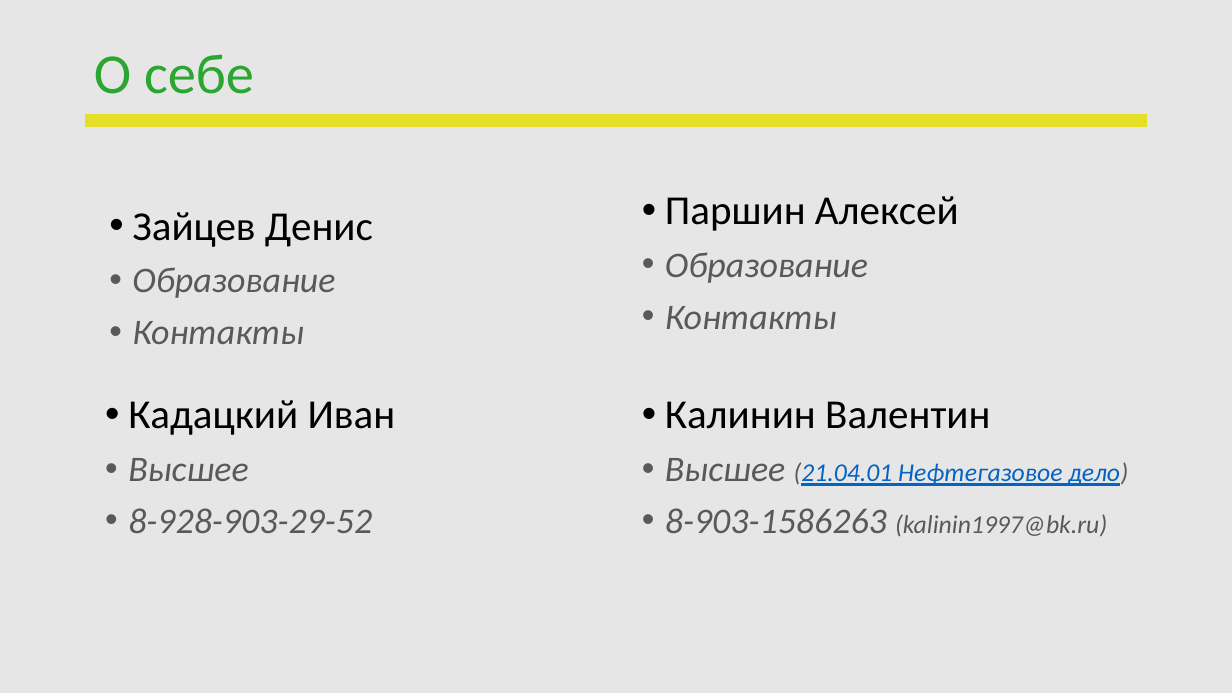
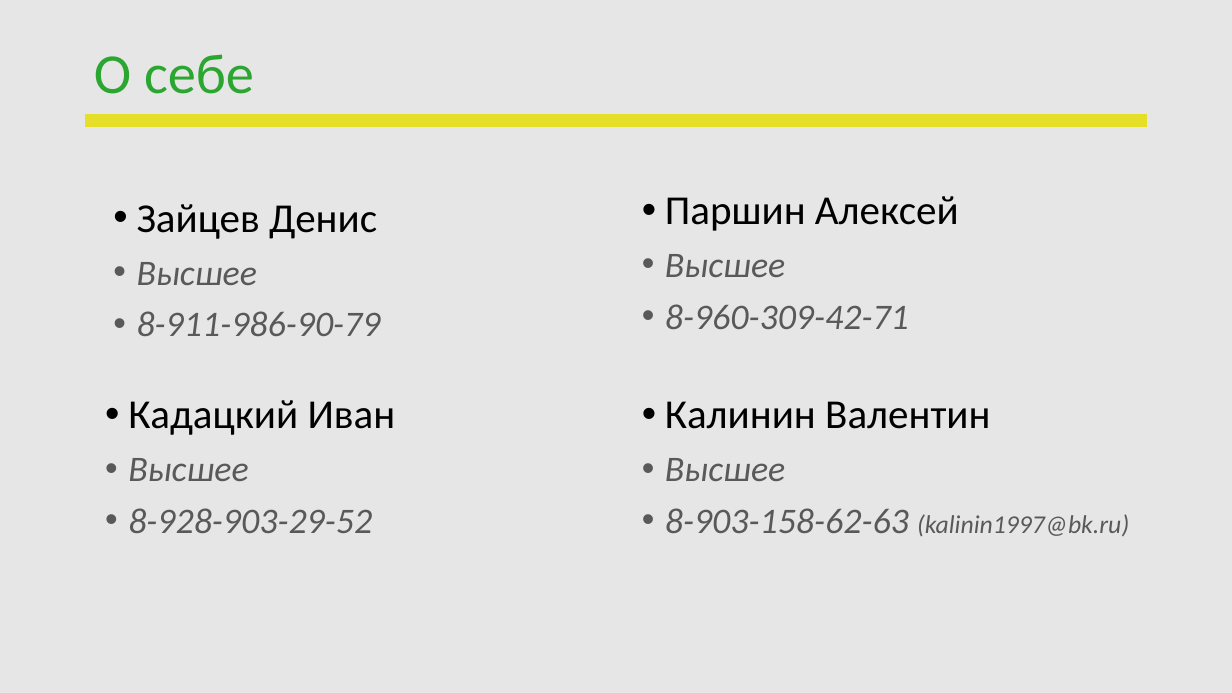
Before and after one commit to CvitoyBamp/reboot-hotel, a slide deck: slide 2 of Школа_JD_Защита_проекта Hotel.2024.pptx. Drawn at 1232x693 pixels with LibreOffice and Linux fonts; fonts in the diff are those of the drawing; background and template pictures are left out. Boxes give left, top, right and bottom in pixels: in the first picture for what was removed or moved away, otherwise in the second. Text is boxed around its words. In the diff, an @@ line names an element or a change of style, - is before the commit and + after.

```diff
--- a/Школа_JD_Защита_проекта Hotel.2024.pptx
+++ b/Школа_JD_Защита_проекта Hotel.2024.pptx
@@ text "Зайцев Денис": place and size @@
-text "Зайцев Денис" at [132, 212, 373, 344]
+text "Зайцев Денис" at [137, 204, 381, 336]
@@ text at [137, 262, 381, 336]: text changed @@
-• Образование
-• Контакты
+• Высшее
+• 8-911-986-90-79
@@ text at [665, 254, 909, 329]: text changed @@
-• Образование
-• Контакты
+• Высшее
+• 8-960-309-42-71
@@ text at [665, 458, 1129, 536]: text changed; size 20 to 28 pt @@
-• Высшее (21.04.01 Нефтегазовое дело)
-• 8-903-1586263 (kalinin1997@bk.ru)
+• Высшее
+• 8-903-158-62-63 (kalinin1997@bk.ru)
```
Also in this commit, not shown: 2 other slides changed.
